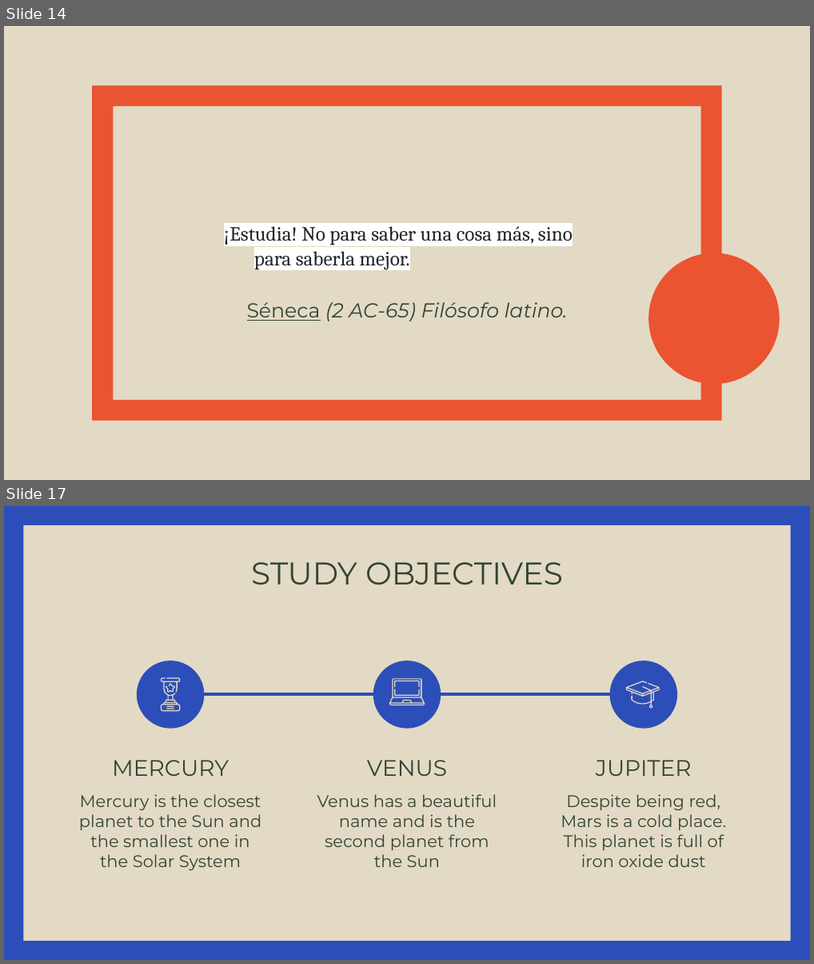
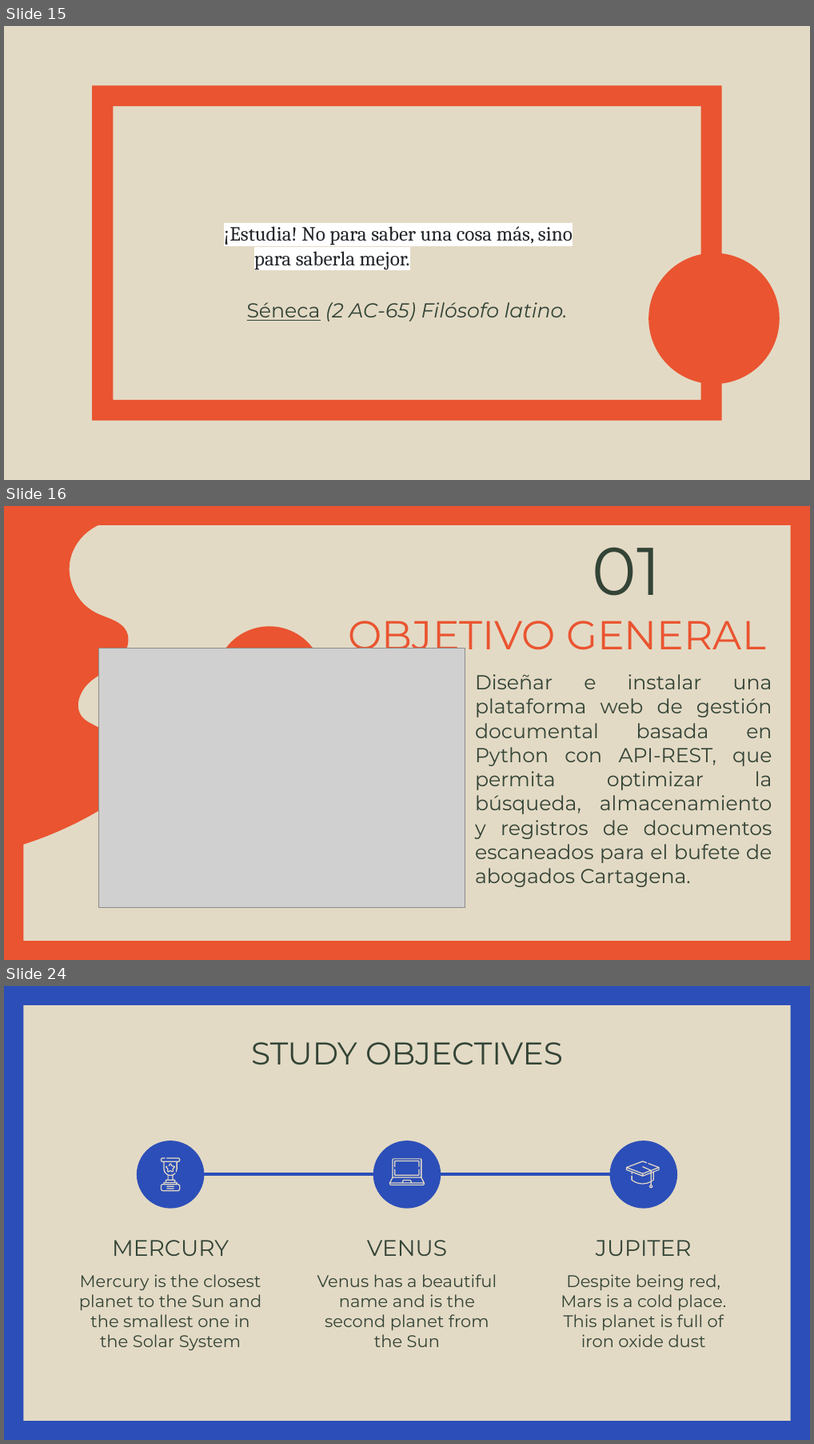
Before and after one commit to mo201801/trabajogrado, a slide deck: ocr-ppt.pptx. Shown one above the other, each under a label of ours: slides 14 and 17 before the commit, slides 15, 16 and 24 after it; the slides between them are not shown. The pictures are 814x964 and 814x1444 pixels, drawn with LibreOffice and Linux fonts; fonts in the diff are those of the drawing; grey boxes stand for pictures; background and template pictures are left out. Boxes give left, top, right and bottom in pixels: in the first picture for what was removed or moved away, otherwise in the second. Text is boxed around its words. In the diff, an @@ line names an element or a change of style, - is before the commit and + after.

```diff
--- a/ocr-ppt.pptx
+++ b/ocr-ppt.pptx
@@ slide 16 added at bbox=[4, 506, 810, 960], background picture (left out) @@
@@ freeform shape added at bbox=[4, 506, 810, 960], fill #EA5430 @@
@@ freeform shape added at bbox=[4, 513, 131, 848], fill #EA5430 @@
@@ title added at bbox=[592, 547, 661, 596], 60 pt, text #334436 @@
+01
@@ title added at bbox=[349, 620, 766, 659], 36 pt, text #EA5430 @@
+OBJETIVO GENERAL
@@ picture added at bbox=[98, 648, 466, 908] @@
@@ ellipse added at bbox=[215, 626, 324, 735], fill #EA5430 @@
@@ subtitle added at bbox=[475, 674, 773, 887], 18 pt, text #334436 @@
+Diseñar e instalar una plataforma web de gestión documental basada en Python con API-REST, que permita optimizar la búsqueda, almacenamiento y registros de documentos escaneados para el bufete de abogados Cartagena.
@@ what was slide 14 is now slide 15 @@
@@ what was slide 17 is now slide 24 @@
```
Also in this commit, not shown: 5 slides changed, 7 other slides added, 6 slides removed.
